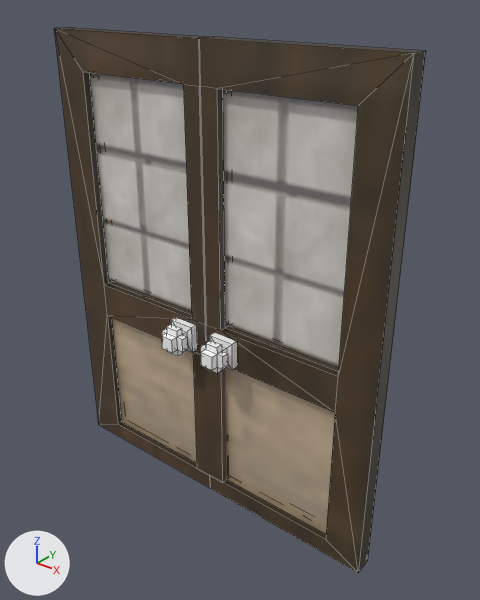
An edit to the FBX model OperationCoffeeShop/Assets/Art and Design/Models/Brandons/BackDoor.fbx, drawn before and after from the same camera.
Rendered twice from a 50 mm lens placed at (-2.84, 8.6, 2.94), pointed at (-4.78, 11.03, 1.43). Lighting does not change. The marker at lower left points along +X, +Y and +Z. Mesh edges are drawn as thin lines. Where no turn or scale is listed for an object, it has been applied to the vertices.

The scene before the commit, as lines of its bpy script (objects in view):
```python
ob_backdoor = bpy.data.objects.new('BackDoor', me_mesh)
ob_backdoor.location = (-5.902, 10.95, 0.201)
```
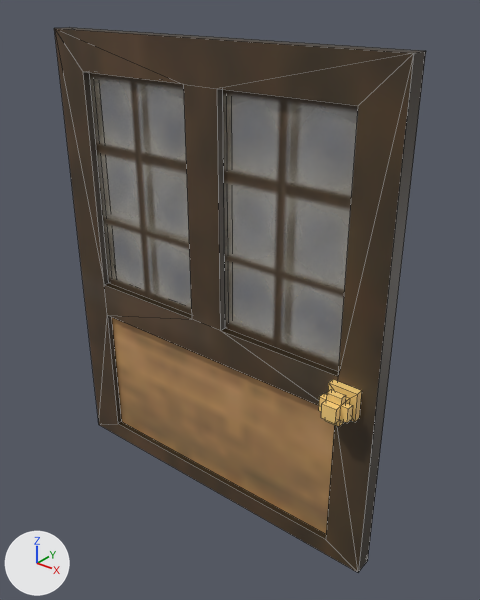
Changed parts and their boxes (x1, y1, x2, y2) in the pictures (480 x 600 px; the box of a moved part takes in the faces that stretch with it):
'BackDoor', surface changed, reshaped: (54, 27, 426, 572) in both
part 1 of me_mesh, moved or reshaped: before (200, 333, 237, 373); after (318, 379, 362, 427)
part 2 of me_mesh, deleted: before (162, 317, 197, 356)
part 3 of me_mesh, deleted (brown): before (193, 352, 229, 482)
part 4 of me_mesh, cut back: (55, 27, 422, 572) in both
part 5 of me_mesh, surface changed: (55, 29, 413, 571) in both

The change, as a list of edits to the scene's bpy script:
```text
Change img_splitwindow_png:
    img_splitwindow_png: load_image('SplitWindow.png', '../../Textures/Brandons/SplitWindow.png', 32, 32, 'Non-Color') -> load_image('SplitWindow.png', '_unpacked/SplitWindow.png', 32, 32, 'sRGB')
Change img_birchflat_png:
    img_birchflat_png: load_image('BirchFlat.png', '../../Textures/Brandons/BirchFlat.png', 32, 32, 'Non-Color') -> load_image('BirchFlat.png', '_unpacked/BirchFlat.png', 32, 32, 'sRGB')
Change mat_splitwindow:
    where n0 = _N.new('ShaderNodeBsdfPrincipled'); n0.name = 'Principled BSDF'
    remove n0.inputs[2].default_value = 0.553  # 'Roughness'
    remove n5 = _N.new('ShaderNodeTexImage'); n5.name = 'Image Texture.001'
    remove n5.image = img_splitwindow_png
    remove n6 = _N.new('ShaderNodeUVMap'); n6.name = 'UV Map.001'
    remove n7 = _N.new('ShaderNodeMapping'); n7.name = 'Mapping.001'
    remove n7.vector_type = 'TEXTURE'
    remove n7.inputs[1].default_value = (0.0, -1.0, 0.0)  # 'Location'
    remove _L.new(n6.outputs[0], n7.inputs[0])  # 'UV' to 'Vector'
    remove _L.new(n7.outputs[0], n5.inputs[0])  # 'Vector' to 'Vector'
    remove _L.new(n5.outputs[0], n0.inputs[4])  # 'Color' to 'Alpha'
    where n2 = _N.new('ShaderNodeTexImage'); n2.name = 'Image Texture'
    add _L.new(n2.outputs[1], n0.inputs[4])  # 'Alpha' to 'Alpha'
Change mat_birchflat:
    where n0 = _N.new('ShaderNodeBsdfPrincipled'); n0.name = 'Principled BSDF'
    remove n0.inputs[2].default_value = 0.553  # 'Roughness'
    remove n5 = _N.new('ShaderNodeTexImage'); n5.name = 'Image Texture.001'
    remove n5.image = img_birchflat_png
    remove n6 = _N.new('ShaderNodeUVMap'); n6.name = 'UV Map.001'
    remove n7 = _N.new('ShaderNodeMapping'); n7.name = 'Mapping.001'
    remove n7.vector_type = 'TEXTURE'
    remove n7.inputs[1].default_value = (0.0, -1.0, 0.0)  # 'Location'
    remove _L.new(n6.outputs[0], n7.inputs[0])  # 'UV' to 'Vector'
    remove _L.new(n7.outputs[0], n5.inputs[0])  # 'Vector' to 'Vector'
    remove _L.new(n5.outputs[0], n0.inputs[4])  # 'Color' to 'Alpha'
    where n2 = _N.new('ShaderNodeTexImage'); n2.name = 'Image Texture'
    add _L.new(n2.outputs[1], n0.inputs[4])  # 'Alpha' to 'Alpha'
Change mat_espressomachine:
    where n0 = _N.new('ShaderNodeBsdfPrincipled'); n0.name = 'Principled BSDF'
    remove n0.inputs[0].default_value = (1.0, 1.0, 1.0, 1.0)  # 'Base Color', white #ffffff
    remove n0.inputs[2].default_value = 0.553  # 'Roughness'
    add n2 = _N.new('ShaderNodeTexImage'); n2.name = 'Image Texture'
    add n2.image = img_espressomachine_1_tif
    add n3 = _N.new('ShaderNodeUVMap'); n3.name = 'UV Map'
    add n4 = _N.new('ShaderNodeMapping'); n4.name = 'Mapping'
    add n4.vector_type = 'TEXTURE'
    add n4.inputs[1].default_value = (0.0, -1.0, 0.0)  # 'Location'
    add _L.new(n3.outputs[0], n4.inputs[0])  # 'UV' to 'Vector'
    add _L.new(n4.outputs[0], n2.inputs[0])  # 'Vector' to 'Vector'
    add _L.new(n2.outputs[0], n0.inputs[0])  # 'Color' to 'Base Color'
    add _L.new(n2.outputs[1], n0.inputs[4])  # 'Alpha' to 'Alpha'
Change me_mesh:
    remove me_mesh.from_pydata(...)  # 296 vertices, 262 faces; spans x 0.0..2.0, y -0.2..0.2, z 0.0..2.5
    add me_mesh.from_pydata(...)  # 136 vertices, 128 faces; spans x 0.0..2.0, y -0.2..0.2, z 0.0..2.5
    me_mesh part 1: the loose piece of 40 vertices spanning x 1.06..1.21, y -0.2..-0.05, z 0.92..1.07 is moved by (0.72, 0.0, 0.0)
    me_mesh part 2: the loose piece of 40 vertices spanning x 0.78..0.93, y -0.2..-0.05, z 0.92..1.07 is deleted
    me_mesh part 3: the loose piece of 8 vertices spanning x 0.9..1.1, y -0.05..0.0, z 0.1..0.91 is deleted
    me_mesh part 4
    64 vertices are removed from x 1.0, y -0.05..0.05, z 0.0..2.5
    64 faces are deleted
    6 new faces join them, mat_browngrainwood
    8 new faces join them, mat_wallwood
    2 new faces join them, mat_birchflat
    me_mesh part 5: 20 kept faces spanning x 0.0..2.0, y -0.05..0.05, z 0.0..2.5 get new texture (UV) coordinates
```
